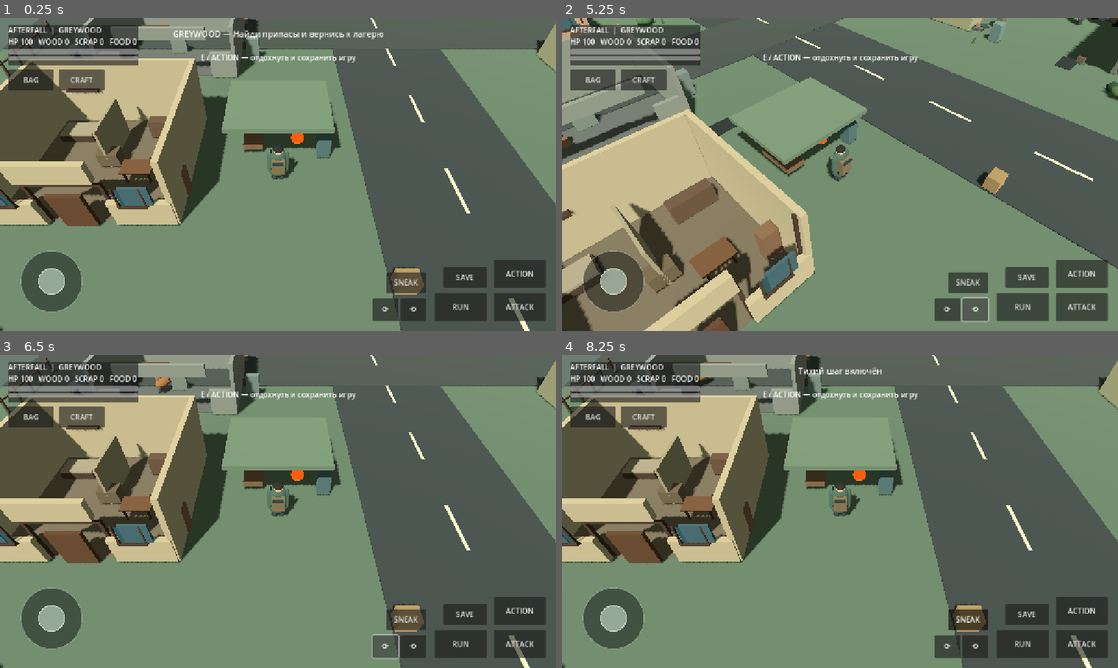
Above: before the commit, frames 1-4 (two rows, left to right).
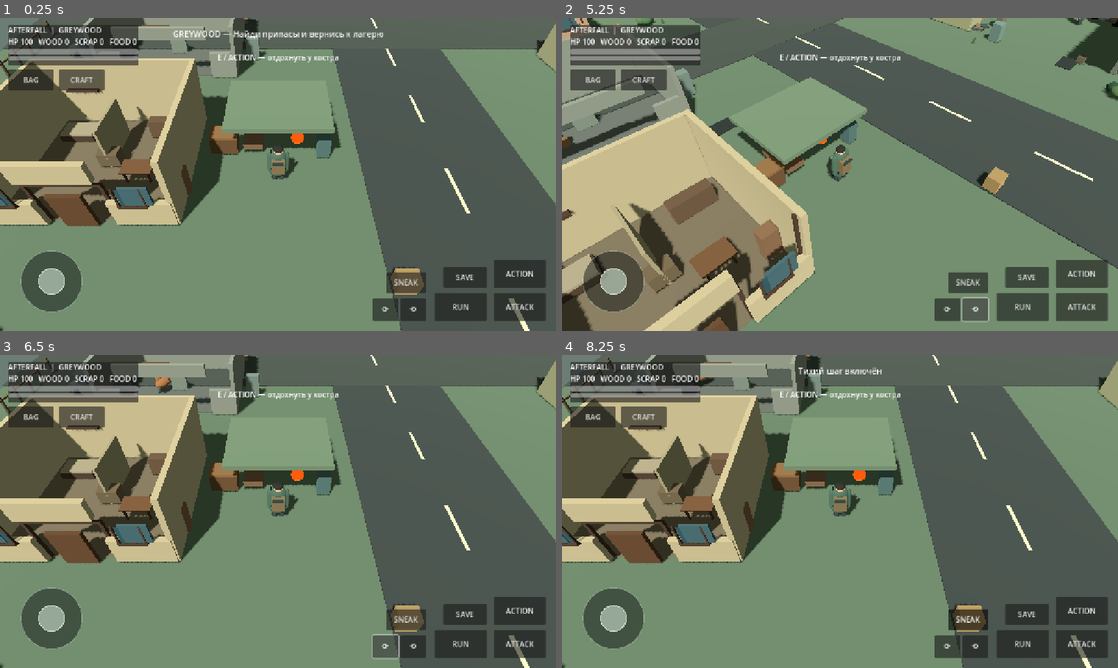
Above: after the commit, the same moments.

Repository: anriell666-byte/AshenForge
Game: Godot game, scene res://scenes/Main.tscn
Same seed, same stepped clock (60 frames per second), same inputs: the game is played once before the commit and once after it.
Inputs:
- Up to frame 1 (0.25 s): no input
- Up to frame 2 (5.25 s): click "ACTION" at 0.5 s; click "SAVE" at 1.25 s; click "ATTACK" at 2 s; click "RUN" at 2.75 s; click "BAG" at 3.5 s; click "ЗАКРЫТЬ" at 4.25 s; click "⟲" at 5 s
- Up to frame 3 (6.5 s): click "⟳" at 5.75 s
- Up to frame 4 (8.25 s): click "SNEAK" at 6.5 s; click "CRAFT" at 7.25 s; click "ЗАКРЫТЬ" at 8 s

The runs differ from the first frame. In frame 1, 0.7% of the frame differs, in the area x 36-64%, y 11-44%; in frame 2, 0.6%; in frame 3, 0.7%; in frame 4, 0.7%.

Commit message:
Add persistent camp storage and resource transfers

Diff:
--- a/scripts/main.gd
+++ b/scripts/main.gd
@@ -14,6 +14,11 @@
 var loot_drops: Array[Dictionary] = []
 var infected: Array = []
 var inventory := {"wood": 0, "scrap": 0, "plastic": 0, "cloth": 0, "food": 0, "medicine": 0}
+var chest_inventory := {"wood": 0, "scrap": 0, "plastic": 0, "cloth": 0, "food": 0, "medicine": 0}
+var camp_chest_position := Vector3(-12.0, 0.0, 10.8)
+var chest_panel: PanelContainer
+var chest_label: Label
+var chest_value_labels: Dictionary = {}
 var resource_weights := {"wood": 0.8, "scrap": 1.2, "plastic": 0.25, "cloth": 0.15, "food": 0.35, "medicine": 0.1}
 var carry_capacity: float = 35.0
 var player_xp: int = 0
@@ -173,6 +178,13 @@
     sphere.height = 0.7
     fire.mesh = sphere
     fire.position = camp_position + Vector3(1.1, 0.35, 0.3)
+    var chest_root := Node3D.new()
+    chest_root.name = "CampStorageChest"
+    chest_root.position = camp_chest_position
+    add_child(chest_root)
+    _box(chest_root, "Storage chest body", Vector3(0, 0.55, 0), Vector3(1.5, 1.1, 1.0), Color(0.31, 0.22, 0.14), true)
+    _box(chest_root, "Storage chest lid", Vector3(0, 1.13, 0), Vector3(1.55, 0.12, 1.05), Color(0.40, 0.29, 0.18), true)
+    _box(chest_root, "Storage chest lock", Vector3(0, 0.78, -0.53), Vector3(0.22, 0.28, 0.08), Color(0.55, 0.48, 0.29), false)
     var fire_mat := StandardMaterial3D.new()
     fire_mat.albedo_color = Color(1.0, 0.35, 0.08)
     fire_mat.emission_enabled = true
@@ -332,6 +344,7 @@
     var bag_button := _make_ui_button(layer, "BAG", Vector2(18, 118), Vector2(105, 48))
     bag_button.pressed.connect(toggle_inventory)
     _build_inventory_panel(layer)
+    _build_chest_panel(layer)
 
 func _make_ui_button(parent: Node, label: String, pos: Vector2, dimensions: Vector2) -> Button:
     var button := Button.new()
@@ -402,6 +415,101 @@
     for button in upgrade_buttons:
         button.disabled = skill_points <= 0
 
+
+func _build_chest_panel(layer: CanvasLayer) -> void:
+    chest_panel = PanelContainer.new()
+    chest_panel.position = Vector2(360, 145)
+    chest_panel.custom_minimum_size = Vector2(390, 390)
+    chest_panel.visible = false
+    layer.add_child(chest_panel)
+    var column := VBoxContainer.new()
+    chest_panel.add_child(column)
+    var title := Label.new()
+    title.text = "ЛАГЕРНЫЙ СХРОН"
+    title.add_theme_font_size_override("font_size", 20)
+    column.add_child(title)
+    chest_label = Label.new()
+    column.add_child(chest_label)
+    var deposit_all := _make_ui_button(column, "СЛОЖИТЬ ВСЁ В СУНДУК", Vector2.ZERO, Vector2.ZERO)
+    deposit_all.pressed.connect(_store_all_resources)
+    var take_all := _make_ui_button(column, "ЗАБРАТЬ ВСЁ В РЮКЗАК", Vector2.ZERO, Vector2.ZERO)
+    take_all.pressed.connect(_take_all_resources)
+    var keys := ["wood", "scrap", "plastic", "cloth", "food", "medicine"]
+    var labels := {"wood":"Дерево", "scrap":"Металлолом", "plastic":"Пластик", "cloth":"Ткань", "food":"Еда", "medicine":"Медикаменты"}
+    for key in keys:
+        var row := HBoxContainer.new()
+        column.add_child(row)
+        var value := Label.new()
+        value.custom_minimum_size = Vector2(205, 30)
+        value.text = str(labels[key])
+        row.add_child(value)
+        chest_value_labels[key] = value
+        var resource_key := str(key)
+        var put := _make_ui_button(row, "→", Vector2.ZERO, Vector2(44, 34))
+        put.pressed.connect(_deposit_one.bind(resource_key))
+        var take := _make_ui_button(row, "←", Vector2.ZERO, Vector2(44, 34))
+        take.pressed.connect(_withdraw_one.bind(resource_key))
+    var close := _make_ui_button(column, "ЗАКРЫТЬ", Vector2.ZERO, Vector2.ZERO)
+    close.pressed.connect(func(): chest_panel.visible = false)
+    _refresh_chest_ui()
+
+func _refresh_chest_ui() -> void:
+    if not chest_panel:
+        return
+    var total := 0
+    for key in chest_inventory:
+        total += int(chest_inventory[key])
+        if chest_value_labels.has(key):
+            chest_value_labels[key].text = "%s   Рюкзак %d  |  Сундук %d" % [str(key).capitalize(), int(inventory.get(key, 0)), int(chest_inventory.get(key, 0))]
+    if chest_label:
+        chest_label.text = "Хранилище: %d единиц. Не занимает вес рюкзака." % total
+
+func _deposit_one(resource: String) -> void:
+    if int(inventory.get(resource, 0)) <= 0:
+        show_message("В рюкзаке нет этого ресурса.")
+        return
+    inventory[resource] -= 1
+    chest_inventory[resource] = int(chest_inventory.get(resource, 0)) + 1
+    _refresh_chest_ui()
+    _refresh_inventory_ui()
+    refresh_hud()
+
+func _withdraw_one(resource: String) -> void:
+    if int(chest_inventory.get(resource, 0)) <= 0:
+        show_message("В сундуке нет этого ресурса.")
+        return
+    var unit_weight := float(resource_weights.get(resource, 0.5))
+    if _inventory_weight() + unit_weight > carry_capacity:
+        show_message("В рюкзаке нет места.")
+        return
+    chest_inventory[resource] -= 1
+    inventory[resource] = int(inventory.get(resource, 0)) + 1
+    _refresh_chest_ui()
+    _refresh_inventory_ui()
+    refresh_hud()
+
+func _store_all_resources() -> void:
+    for key in inventory:
+        chest_inventory[key] = int(chest_inventory.get(key, 0)) + int(inventory[key])
+        inventory[key] = 0
+    _refresh_chest_ui()
+    _refresh_inventory_ui()
+    refresh_hud()
+
+func _take_all_resources() -> void:
+    for key in chest_inventory:
+        var unit_weight := float(resource_weights.get(key, 0.5))
+        var free_weight := maxf(0.0, carry_capacity - _inventory_weight())
+        var can_take := int(floor(free_weight / unit_weight)) if unit_weight > 0.0 else int(chest_inventory[key])
+        var amount := mini(int(chest_inventory[key]), can_take)
+        if amount > 0:
+            inventory[key] = int(inventory.get(key, 0)) + amount
+            chest_inventory[key] = int(chest_inventory[key]) - amount
+    _refresh_chest_ui()
+    _refresh_inventory_ui()
+    refresh_hud()
+    show_message("В рюкзак помещено всё, для чего хватило места.")
+
 func _inventory_weight() -> float:
     var total := 0.0
     for key in inventory:
@@ -478,8 +586,10 @@
                 nearest_prop = prop
     if nearest_prop:
         context_label.text = "E / ACTION — разобрать: %s" % nearest_prop.object_name
-    elif player.global_position.distance_to(camp_position) < 5.0:
-        context_label.text = "E / ACTION — отдохнуть и сохранить игру"
+    elif player.global_position.distance_to(camp_chest_position) < 2.1:
+        context_label.text = "E / ACTION — открыть лагерный сундук"
+    elif player.global_position.distance_to(camp_position) < 3.5:
+        context_label.text = "E / ACTION — отдохнуть у костра"
     else:
         context_label.text = ""
 
@@ -538,11 +648,17 @@
         return
     if _collect_nearest_drop():
         return
-    if player.global_position.distance_to(camp_position) < 5.0:
+    if player.global_position.distance_to(camp_chest_position) < 2.1:
+        if chest_panel:
+            chest_panel.visible = not chest_panel.visible
+            _refresh_chest_ui()
+        return
+    if player.global_position.distance_to(camp_position) < 3.5:
         player.health = player.max_health
         player.stamina = player.max_stamina
+        _store_all_resources()
         save_game()
-        show_message("Ты отдохнул. Прогресс сохранён.")
+        show_message("Ты отдохнул. Ресурсы убраны в лагерный сундук, прогресс сохранён.")
         refresh_hud()
         return
     var nearest: Node = null
@@ -560,7 +676,7 @@
 
 func player_attack() -> void:
     var nearest: Node = null
-    var best := 2.6
+    var best := 7.0 if player.equipped_weapon == "bow" else (3.2 if player.equipped_weapon == "spear" else 2.6)
     for enemy in infected:
         if is_instance_valid(enemy):
             var d: float = player.global_position.distance_to(enemy.global_position)
@@ -570,8 +686,15 @@
     if expansion and expansion.call("try_attack"):
         return
     if nearest:
-        nearest.call("take_hit", 2.0 if player.equipped_weapon == "spear" else 1.0)
-        show_message("Удар!")
+        var weapon_damage := 8.0
+        match player.equipped_weapon:
+            "spear": weapon_damage = 28.0
+            "bow": weapon_damage = 22.0
+            "":
+                if player.equipped_tool == "hatchet": weapon_damage = 16.0
+                elif player.equipped_tool == "crowbar": weapon_damage = 18.0
+        nearest.call("take_hit", weapon_damage)
+        show_message("Попадание! Урон: %d" % roundi(weapon_damage))
     else:
         show_message("Никого рядом.")
 
@@ -623,7 +746,7 @@
         var node: Node3D = drop.get("node")
         if is_instance_valid(node):
             saved_loot.append({"resource": str(drop.get("resource", "scrap")), "amount": int(drop.get("amount", 1)), "position": [node.global_position.x, node.global_position.y, node.global_position.z]})
-    var data := {"position": [player.global_position.x, play …(86 unchanged characters)… layer.stamina, "inventory": inventory, "salvaged": salvaged_ids, "loot": saved_l …(379 unchanged characters)…
+    var data := {"position": [player.global_position.x, play …(86 unchanged characters)… layer.stamina, "inventory": inventory, "chest": chest_inventory, "salvaged": salvaged_ids, "loot": saved_l …(379 unchanged characters)…
     var file := FileAccess.open(SAVE_PATH, FileAccess.WRITE)
     if file:
         file.store_string(JSON.stringify(data))
@@ -650,6 +773,10 @@
     if saved_inventory is Dictionary:
         for key in saved_inventory:
             inventory[key] = int(saved_inventory[key])
+    var saved_chest = parsed.get("chest", {})
+    if saved_chest is Dictionary:
+        for key in saved_chest:
+            chest_inventory[key] = int(saved_chest[key])
     var saved_loot = parsed.get("loot", [])
     if saved_loot is Array:
         for saved_drop in saved_loot:
